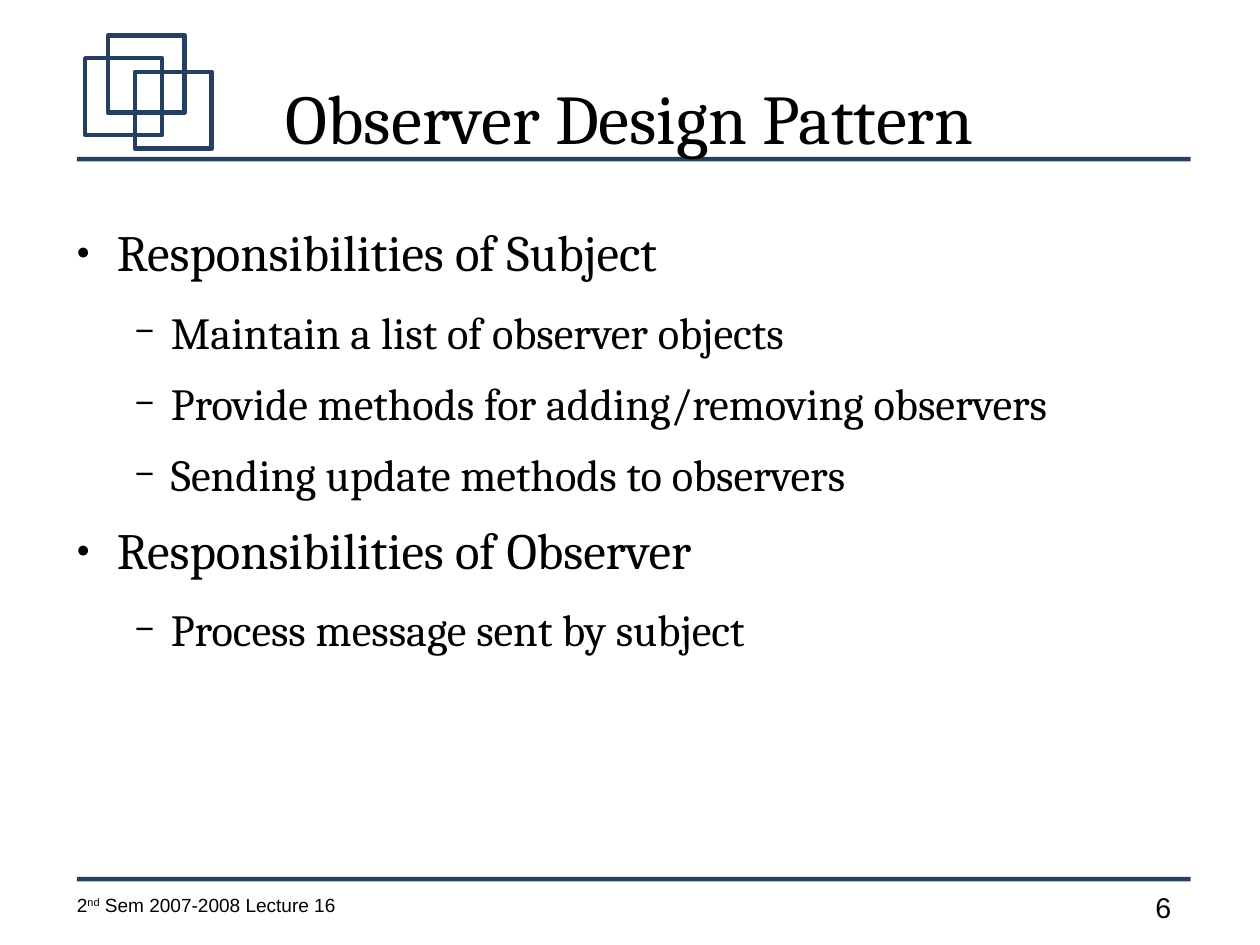
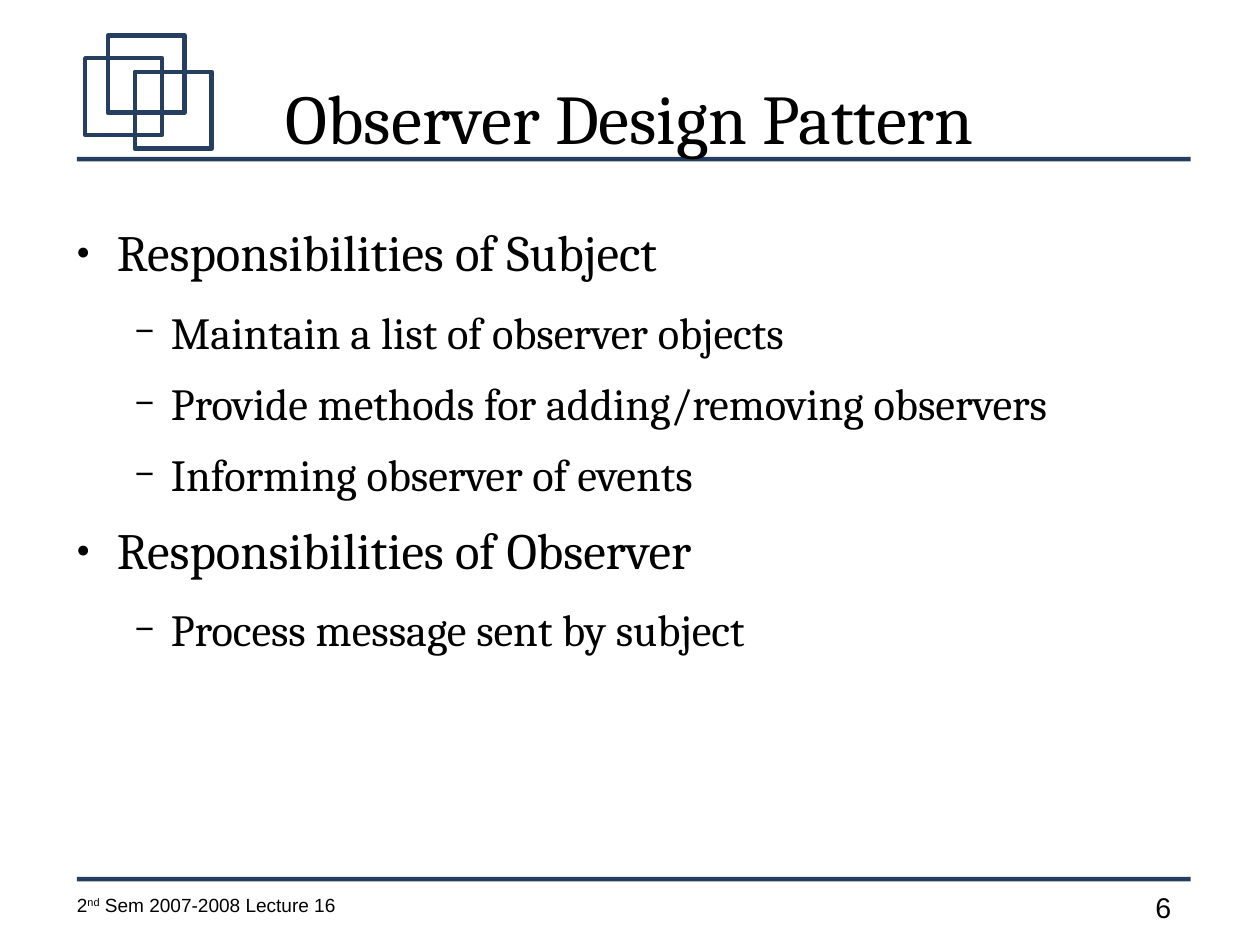
Before and after one commit to jachermocilla/jach-homepage, a slide deck: slide 6 of CMSC128-2nd-Sem-2007-L16.odp. Drawn at 1260x945 pixels with LibreOffice and Linux fonts; fonts in the diff are those of the drawing. Boxes give left, top, right and bottom in pixels: in the first picture for what was removed or moved away, otherwise in the second. Text is boxed around its words. In the diff, an @@ line names an element or a change of style, - is before the commit and + after.

```diff
--- a/CMSC128-2nd-Sem-2007-L16.odp
+++ b/CMSC128-2nd-Sem-2007-L16.odp
@@ text at box(171, 459, 692, 501): text changed @@
-  − Sending update methods to observers
+  − Informing observer of events
```
